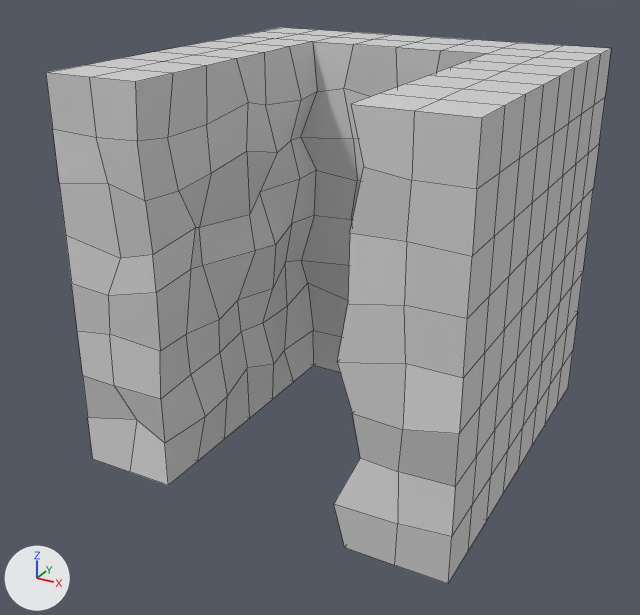
Two versions of the OBJ model modelsrc/gopher/straight.obj, one commit apart.
Both versions are drawn from a 50 mm camera at (1.97, -3.91, 1.62) aimed at (-0.03, -0.28, -0.2). Arrows for +X, +Y and +Z are at lower left; the lights stay in place. Mesh edges are drawn as thin lines. Where no turn or scale is listed for an object, it has been applied to the vertices.
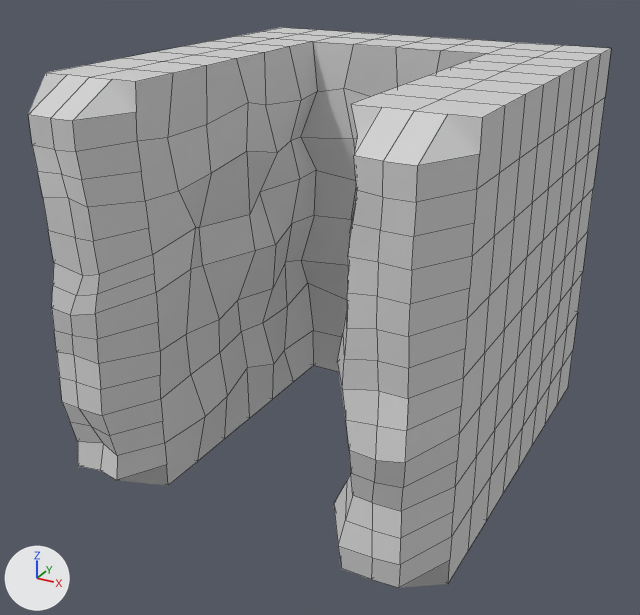
What differs and where, as boxes [x1, y1, x2, y2] in the pictures (640 x 615 px):
'Cube', reshaped: before [46, 27, 611, 584]; after [28, 27, 611, 588]
part 1 of me_cube, built on: before [46, 65, 505, 584]; after [28, 65, 505, 588]

What the commit changed:
me_cube is used by ob_cube; location (0.0, 0.0, 0.0).
me_cube had 434 vertices, 432 faces and spanned x -1.0..1.0, y -1.08..1.0, z -1.0..1.0.
me_cube now has 550 vertices, 528 faces and spans x -1.0..1.0, y -1.33..1.0, z -1.0..1.0.
Part 1, on me_cube:
14 vertices are removed from x -0.79..0.79, y -1.08..-0.94, z -0.75..0.75.
72 faces are deleted.
111 vertices are added at x -0.89..0.9, y -1.33..-0.96, z -1.0..1.0.
14 new vertices lie (0.0, 0.0, 0.13) away from vertices in x -1.0..1.0, y -1.0..-0.95, z -1.0..0.75.
5 new vertices lie (0.0, 0.0, 0.12) away from vertices in x 1.0, y -1.0, z -1.0..0.0.
168 new faces join them.
